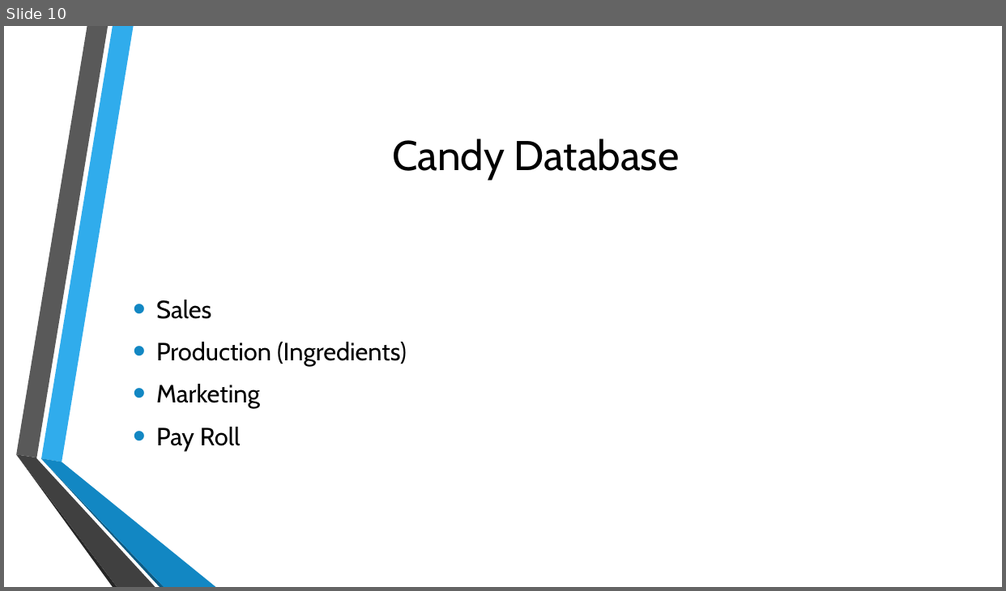
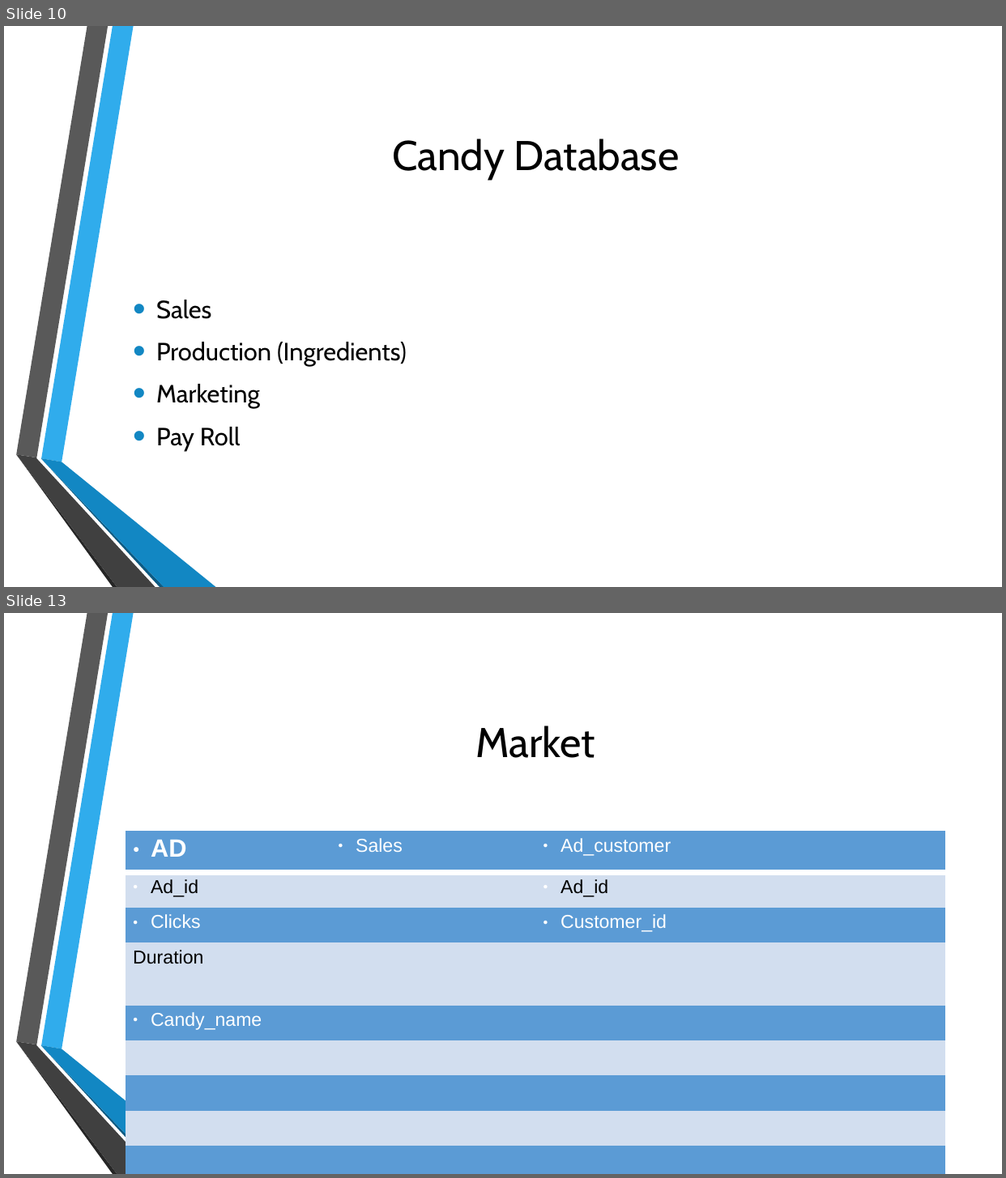
Before and after one commit to MGIS-UMN/GIS5577_week7, a slide deck: Entity_Relationship_Diagram.odp. Shown one above the other, each under a label of ours: slide 10 before the commit, slides 10 and 13 after it; the slides between them are not shown. The pictures are 1006x591 and 1006x1178 pixels, drawn with LibreOffice and Linux fonts; fonts in the diff are those of the drawing; background and template pictures are left out. Boxes give left, top, right and bottom in pixels: in the first picture for what was removed or moved away, otherwise in the second. Text is boxed around its words. In the diff, an @@ line names an element or a change of style, - is before the commit and + after.

```diff
--- a/Entity_Relationship_Diagram.odp
+++ b/Entity_Relationship_Diagram.odp
@@ slide 13 added at [4, 613, 1002, 1174], background picture (left out); not listed: 6 template elements that a slide beside it also shows @@
@@ title added at [475, 726, 595, 758], 40 pt, text #000000 @@
+Market
@@ table added at [126, 832, 946, 1157], 10 rows, 4 columns @@
+AD | Sales | Ad_customer | 
+Ad_id |  | Ad_id | 
+Clicks |  | Customer_id | 
+Duration |  |  | 
+Candy_name |  |  | 
+ |  |  | 
+ |  |  | 
+ |  |  | 
+ |  |  | 
+ |  |  | 
```
Also in this commit, not shown: 5 other slides added, 2 slides removed.
